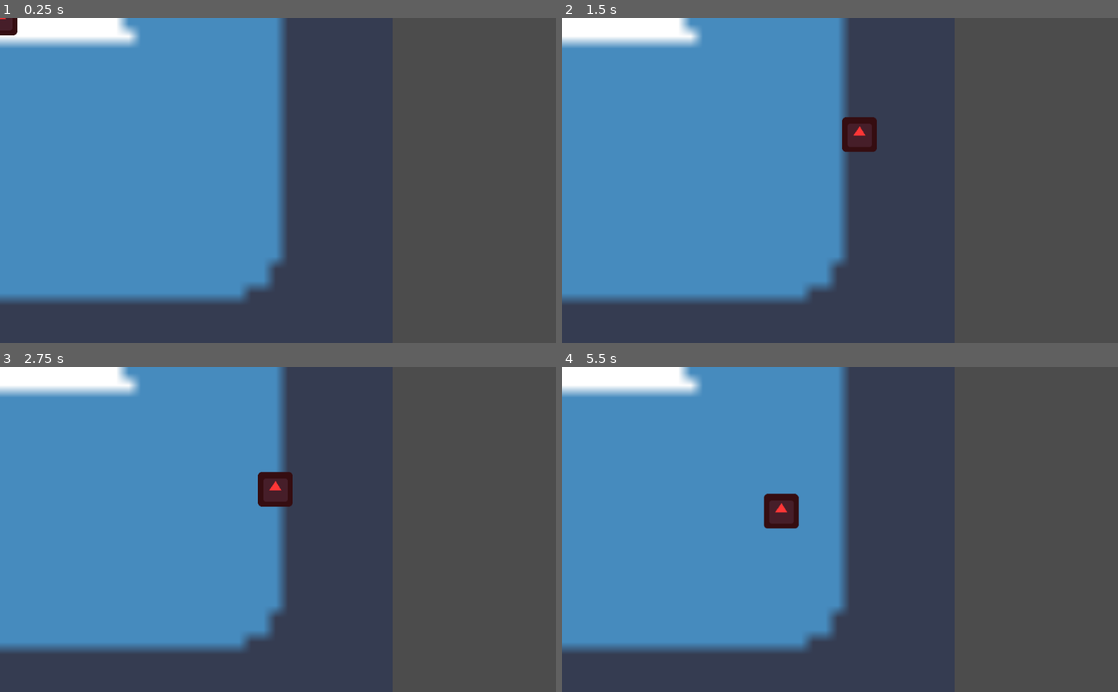
Above: before the commit, frames 1-4 (two rows, left to right).
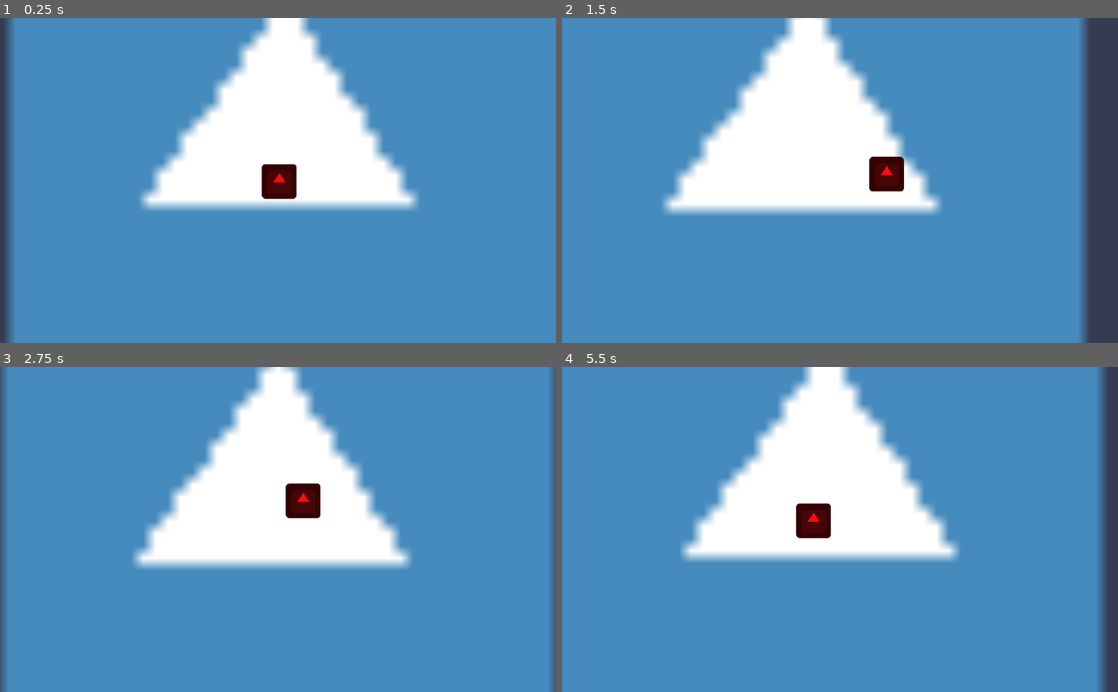
Above: after the commit, the same moments.

Repository: arthertz/ludum-dare-51
Game: Godot game, scene res://scenes/Sandbox.tscn
Two runs of this game, one before a commit and one after it. Both use one fixed random seed, a clock stepped at 60 frames per second and the inputs below. The engine's default icon, where the game draws it, is replaced by a stand-in: a white triangle on a blue panel in a dark square.
Inputs (mouse positions are in pixels of both pictures, inside the frame that each line leads up to):
- Up to frame 1 (0.25 s): no input
- Up to frame 2 (1.5 s): tap Enter at 0.5 s; move the mouse to (962, 164) at 0.52 s; hold Right 0.53-1.28 s; tap Backspace at 0.6 s; click (962, 164) at 0.67 s; move the mouse to (728, 196) at 1.27 s; hold Down from 1.28 s (still down); tap Ctrl at 1.35 s; click (728, 196) at 1.42 s
- Up to frame 3 (2.75 s): move the mouse to (333, 458) at 2.02 s; release Down at 2.03 s; hold Right from 2.03 s (still down); tap Delete at 2.1 s; click (333, 458) at 2.17 s
- Up to frame 4 (5.5 s): move the mouse to (812, 594) at 2.77 s; release Right at 2.78 s; hold Up 2.78-3.53 s; tap one key every 0.75 s from 2.85 s: Keypad Enter Backspace Ctrl Delete; click (812, 594) at 2.92 s; move the mouse to (1006, 578) at 3.52 s; hold Left 3.53-5.03 s; click (1006, 578) at 3.67 s; move the mouse to (673, 480) at 4.27 s; click (673, 480) at 4.42 s; move the mouse to (867, 529) at 5.02 s; hold Down from 5.03 s (still down); click (867, 529) at 5.17 s

The runs differ from the first frame. In frame 1, 70% of the frame differs, in the area x 0-100%, y 0-100%; in frame 2, 67%; in frame 3, 70%; in frame 4, 68%.

Commit message:
created main script, camera movement

Diff:
--- a/game/project.godot
+++ b/game/project.godot
@@ -95,6 +95,10 @@
 [debug]
 
 gdscript/warnings/unused_class_variable=true
+gdscript/warnings/unsafe_property_access=true
+gdscript/warnings/unsafe_method_access=true
+gdscript/warnings/unsafe_cast=true
+gdscript/warnings/unsafe_call_argument=true
 
 [global]
 
@@ -187,6 +191,10 @@
  ]
 }
 
+[physics]
+
+common/physics_interpolation=true
+
 [rendering]
 
 environment/default_environment="res://default_env.tres"
--- /dev/null
+++ b/game/scenes/Main.gd
@@ -0,0 +1,16 @@
+extends Node2D
+
+
+# Declare member variables here. Examples:
+# var a = 2
+# var b = "text"
+
+
+# Called when the node enters the scene tree for the first time.
+func _ready():
+	pass # Replace with function body.
+
+
+# Called every frame. 'delta' is the elapsed time since the previous frame.
+#func _process(delta):
+#	pass
--- a/game/scenes/MouseMover.gd
+++ b/game/scenes/MouseMover.gd
@@ -1,4 +1,4 @@
-extends Sprite
+extends Node2D
 
 export var tween_duration = 1.0
 
@@ -11,8 +11,6 @@
 	var tween := create_tween()
 	tween.tween_property(self, "global_position", get_global_mouse_position(), tween_duration)
 
-
-
 # Called when the node enters the scene tree for the first time.
 func _ready():
 	pass # Replace with function body.
--- a/game/scenes/PlayerCamera.gd
+++ b/game/scenes/PlayerCamera.gd
@@ -1,18 +1,19 @@
 extends Camera2D
 
+export(NodePath) var target_path
+var tween_duration = 1
+var _target_pos : Vector2 = Vector2()
+var _target : Node2D
 
-var tween_duration = 1
+func move_to_player() -> void:
 
-
-func move_to_mouse() -> void:
 	var tween := create_tween()
-	tween.tween_property(self, "global_position", get_global_mouse_position(), tween_duration)
+	tween.tween_property(self, "global_position", _target.global_position, tween_duration)
 
 # Called when the node enters the scene tree for the first time.
 func _ready():
-	pass # Replace with function body.
-
+	_target = get_node(target_path)
 
 # Called every frame. 'delta' is the elapsed time since the previous frame.
-#func _process(delta):
-#	pass
+func _process(delta):
+	move_to_player()
--- a/game/scenes/Sandbox.tscn
+++ b/game/scenes/Sandbox.tscn
@@ -1,13 +1,12 @@
-[gd_scene load_steps=4 format=2]
+[gd_scene load_steps=5 format=2]
 
 [ext_resource path="res://icon.png" type="Texture" id=1]
 [ext_resource path="res://scenes/MouseMover.gd" type="Script" id=2]
 [ext_resource path="res://scenes/PlayerCamera.gd" type="Script" id=3]
+[ext_resource path="res://scenes/Main.gd" type="Script" id=4]
 
-[node name="Root" type="Node2D"]
-
-[node name="PlayerCamera" type="Camera2D" parent="."]
-script = ExtResource( 3 )
+[node name="Main" type="Node2D"]
+script = ExtResource( 4 )
 
 [node name="Sprite" type="Sprite" parent="."]
 position = Vector2( -3.05176e-05, 0 )
@@ -17,5 +16,22 @@
 [node name="MouseMover" type="Sprite" parent="."]
 modulate = Color( 0.996078, 0.215686, 0.215686, 1 )
 position = Vector2( -3.05176e-05, 0 )
+z_index = 1
 texture = ExtResource( 1 )
 script = ExtResource( 2 )
+
+[node name="Sprite" type="Sprite" parent="MouseMover"]
+modulate = Color( 0.996078, 0.215686, 0.215686, 1 )
+texture = ExtResource( 1 )
+
+[node name="PlayerCamera" type="Camera2D" parent="MouseMover"]
+position = Vector2( -2.99997, -2 )
+current = true
+smoothing_enabled = true
+smoothing_speed = 10.0
+drag_margin_left = 0.1
+drag_margin_top = 0.1
+drag_margin_right = 0.1
+drag_margin_bottom = 0.1
+script = ExtResource( 3 )
+target_path = NodePath("..")
